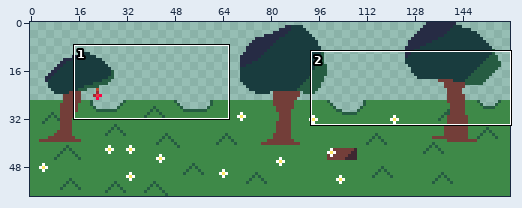
Two versions of one sprite sheet, study-case-platform/assets/sprites/tiles/background_medio.png. The first picture is a wide view before the edit; the outline marks the close-up.
Close-up. Before the commit:
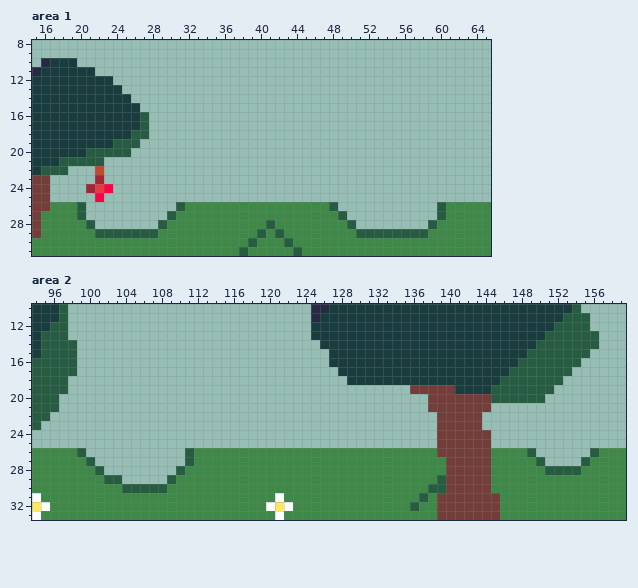
The file is 160x58 pixels. Shown: area 1: x 15..65, y 8..31; area 2: x 94..159, y 10..33.
The same view after the edit:
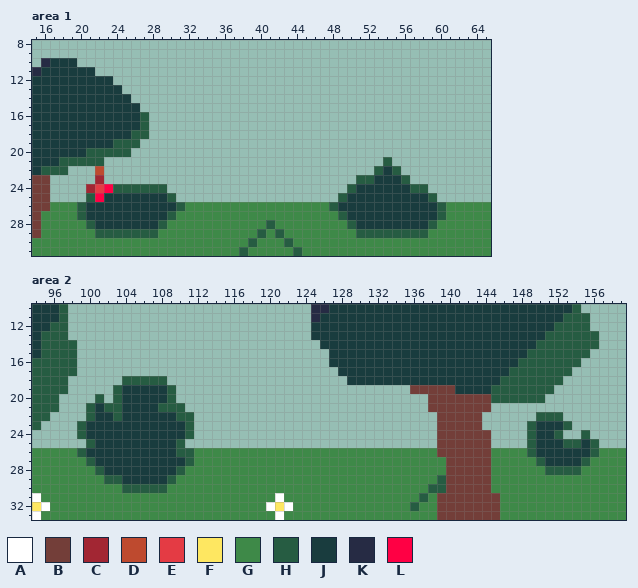
Palette (. is transparent): A #ffffff  B #733e39  C #a22633  D #be4a2f  E #e43b44  F #fee761  G #3e8948  H #265c42  J #193c3e  K #262b44  L #ff0044
Changes in this commit:
Area 1:
y 21: x 54 . -> H
y 22: x 53..55 ... -> HJH
y 23: x 51..56 ...... -> HHJJJH
y 24: x 24..29 ...... -> HHHHHH; x 50..58 ......... -> HJJJJJJHH
y 25: x 21 . -> H; x 23..30 ........ -> JJJJJJJH; x 49..59 ........... -> HJJJJJJJJJH
y 26: x 21..30 .......... -> JJJJJJJJJJ; x 49..59 ........... -> JJJJJJJJJJJ
y 27: x 21..29 ......... -> JJJJJJJJJ; x 50..59 .......... -> JJJJJJJJJJ
y 28: x 22..28 ....... -> JJJJJJJ; x 51..58 ........ -> JJJJJJJJ
Area 2:
y 18: x 104..108 ..... -> HHHHH
y 19: x 103..109 ....... -> HJJJJJH
y 20: x 101 . -> H; x 103..109 ....... -> HJJJJJH
y 21: x 100..110 ........... -> HJHHJJJJHHH
y 22: x 100..111 ............ -> HJJHJJJJJJHH; x 150..152 ... -> HHH
y 23: x 99..111 ............. -> HJJJJJJJJJJJH; x 149..153 ..... -> HJJJH
y 24: x 99..111 ............. -> HJJJJJJJJJJJH; x 149..152 .... -> HJJH; x 155 . -> H
y 25: x 100..110 ........... -> HJJJJJJJJJH; x 149..156 ........ -> HJJJHHJH
y 26: x 100..110 ........... -> JJJJJJJJJJH; x 150..155 ...... -> JJJJJJ
y 27: x 101..110 .......... -> JJJJJJJJJJ; x 151..154 .... -> JJJJ
y 28: x 102..109 ........ -> JJJJJJJJ
y 29: x 104..108 ..... -> JJJJJ
Changed places in both close-ups, as pixel boxes (x1, y1, x2, y2):
added: (338, 157, 437, 229)
added: (86, 184, 176, 229)
added: (77, 376, 194, 484)
added: (527, 412, 599, 466)
